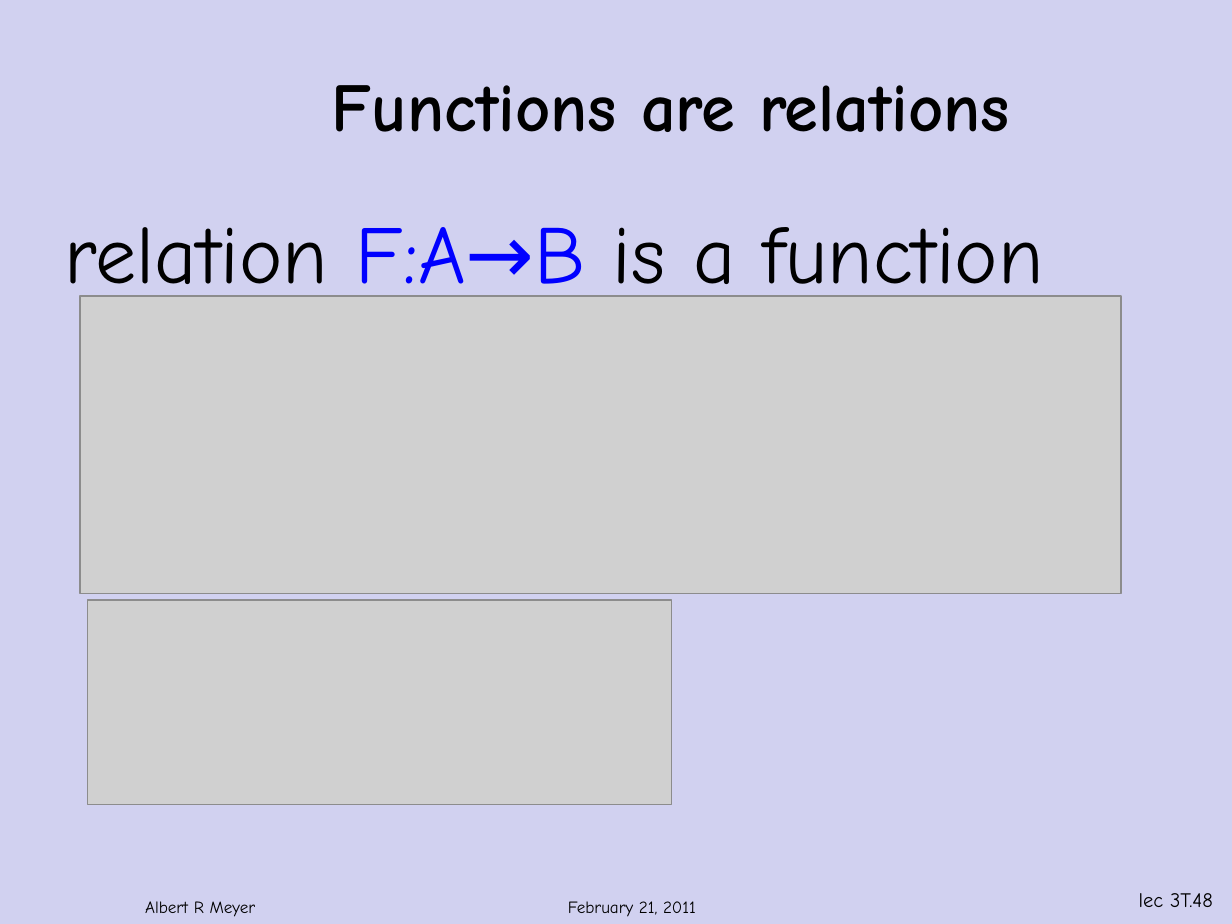
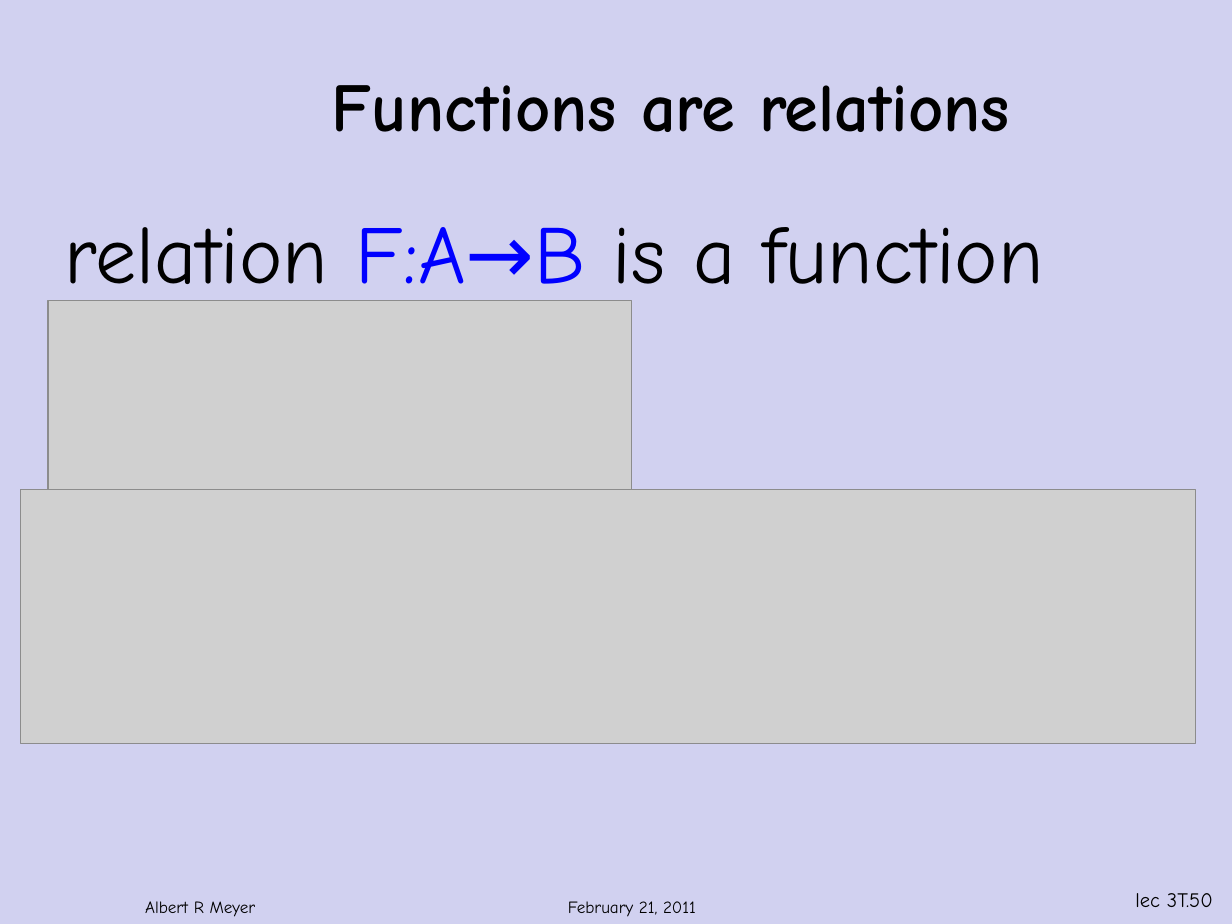
Before and after one commit to armeyer/mcs_web, a slide deck: slide 50 of spring12/slidesS12/relations.pptx (slide 48 before the commit). Drawn at 1232x924 pixels with LibreOffice and Linux fonts; fonts in the diff are those of the drawing; grey boxes stand for pictures; background and template pictures are left out. Boxes give left, top, right and bottom in pixels: in the first picture for what was removed or moved away, otherwise in the second. Text is boxed around its words. In the diff, an @@ line names an element or a change of style, - is before the commit and + after.

```diff
--- a/spring12/slidesS12/relations.pptx
+++ b/spring12/slidesS12/relations.pptx
@@ picture removed at <box>80,296,1121,593</box> @@
@@ picture added at <box>48,301,632,505</box> @@
@@ picture added at <box>21,489,1196,743</box> @@
@@ picture removed at <box>87,600,671,804</box> @@
@@ page number at <box>1135,893,1213,907</box>: text changed @@
-lec 3T.48
+lec 3T.50
```
Also in this commit, not shown: 5 other slides changed, 2 slides added.
